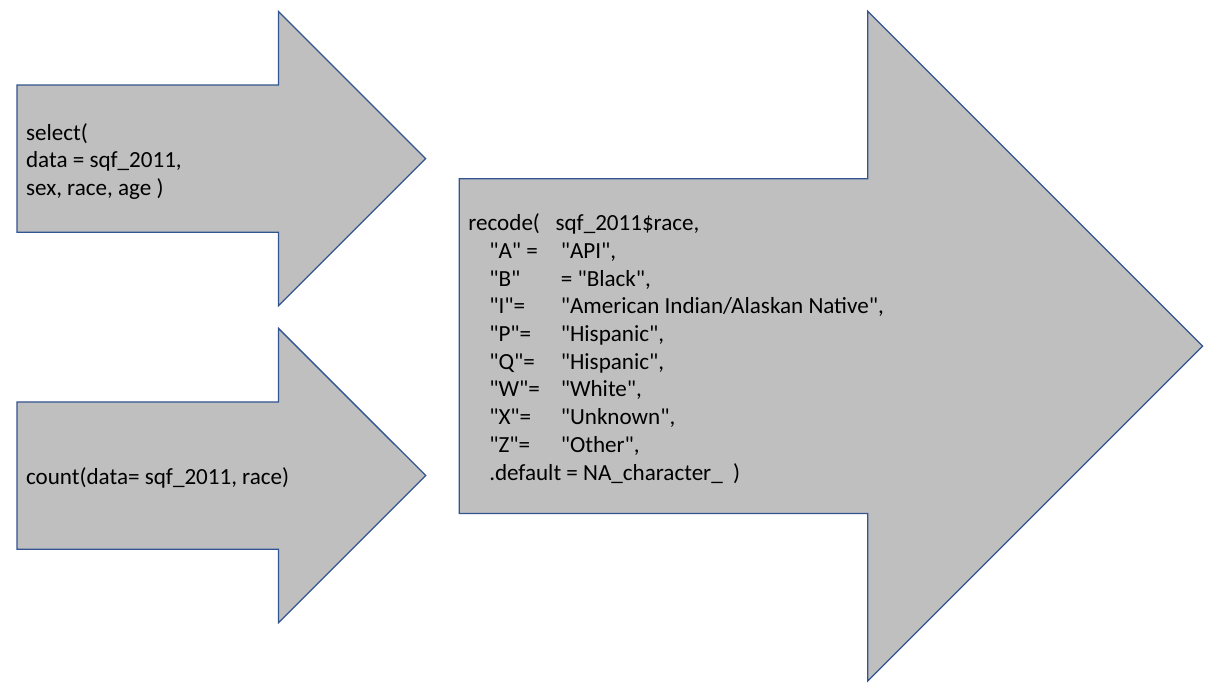
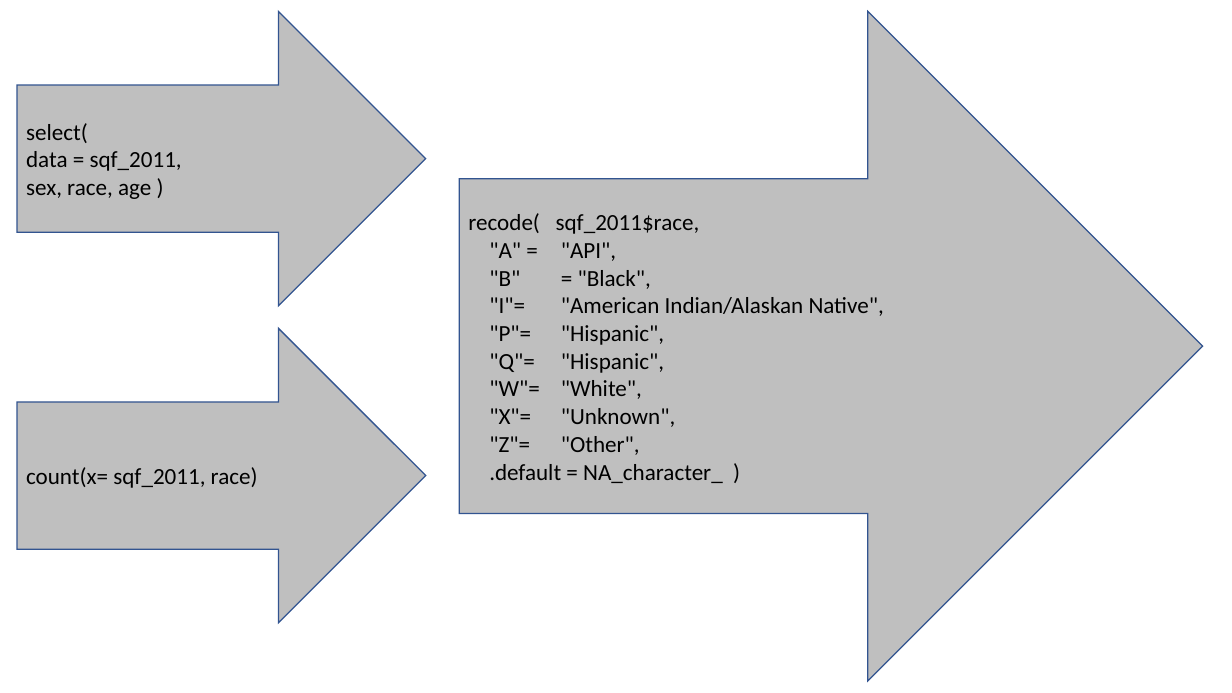
Before and after one commit to Nics-Github/NECOMMIT-2023, a slide deck: slide 1 of activity/arrows.pptx. Drawn at 1232x693 pixels with LibreOffice and Linux fonts; fonts in the diff are those of the drawing. Boxes give left, top, right and bottom in pixels: in the first picture for what was removed or moved away, otherwise in the second. Text is boxed around its words. In the diff, an @@ line names an element or a change of style, - is before the commit and + after.

Commit message:
Commiting class presentation and arrows update

```diff
--- a/activity/arrows.pptx
+++ b/activity/arrows.pptx
@@ text in right arrow at [26,467,258,488]: text changed @@
-count(data= sqf_2011, race)
+count(x= sqf_2011, race)
```
Also in this commit, not shown: 2 slides added, 3 other files.
